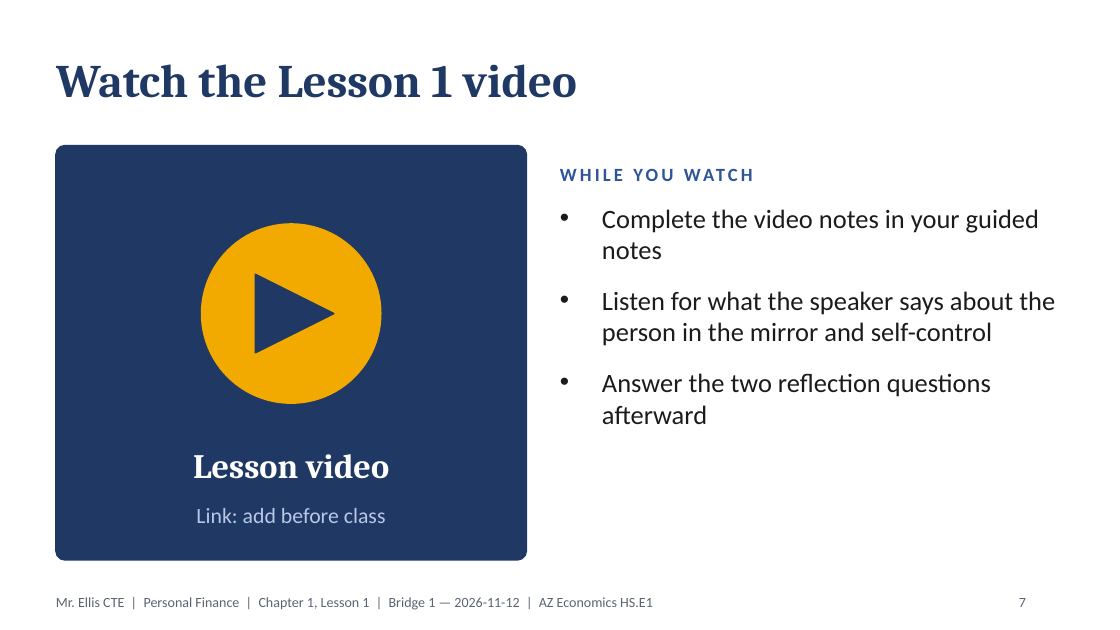
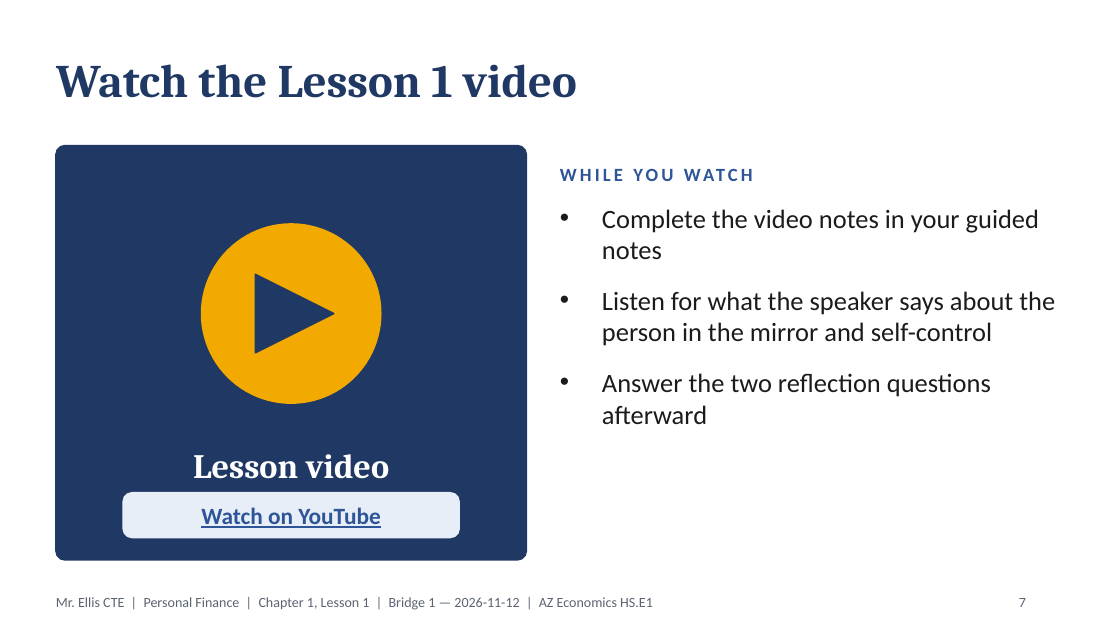
Before and after one commit to highgroundthree-art/electrical-el1-study-guides, a slide deck: slide 7 of financial-comprehension/personal/chapter-01/L1_Personal_Finance_and_You.pptx. Drawn at 1120x630 pixels with LibreOffice and Linux fonts; fonts in the diff are those of the drawing. Boxes give left, top, right and bottom in pixels: in the first picture for what was removed or moved away, otherwise in the second. Text is boxed around its words. In the diff, an @@ line names an element or a change of style, - is before the commit and + after.

```diff
--- a/financial-comprehension/personal/chapter-01/L1_Personal_Finance_and_You.pptx
+++ b/financial-comprehension/personal/chapter-01/L1_Personal_Finance_and_You.pptx
@@ rounded rectangle resized from (x1=196, y1=508, x2=386, y2=523) to (x1=123, y1=493, x2=459, y2=538) @@
@@ rounded rectangle at (x1=123, y1=493, x2=459, y2=538): fill none to #E7EEF7; outline none to #E7EEF7 1 pt @@
@@ text in rounded rectangle at (x1=196, y1=508, x2=386, y2=523): text removed @@
-Link: add before class
@@ text added at (x1=201, y1=507, x2=380, y2=528), 15 pt, text #2E5597, bold, underline @@
+Watch on YouTube
```
